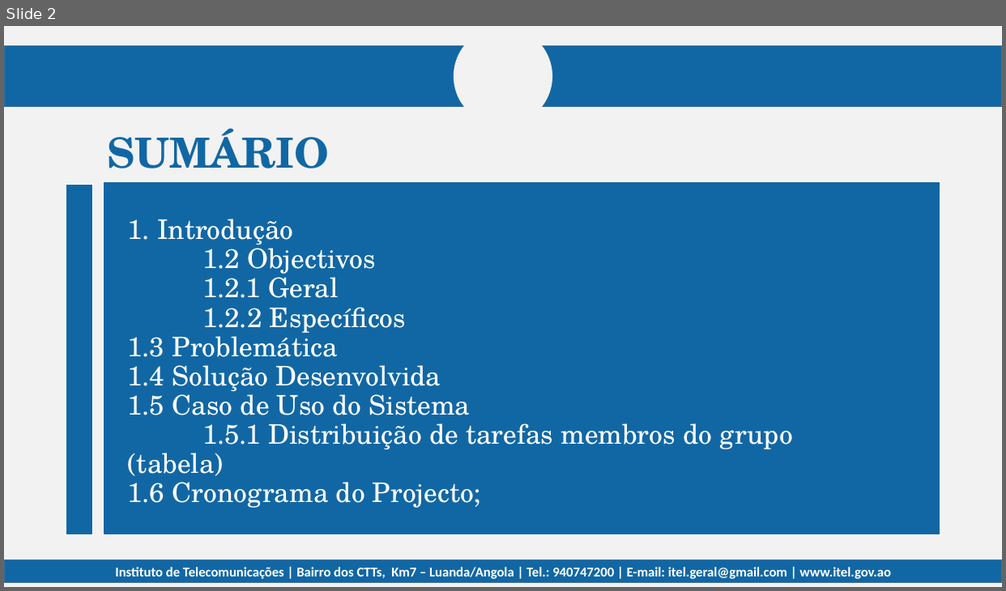
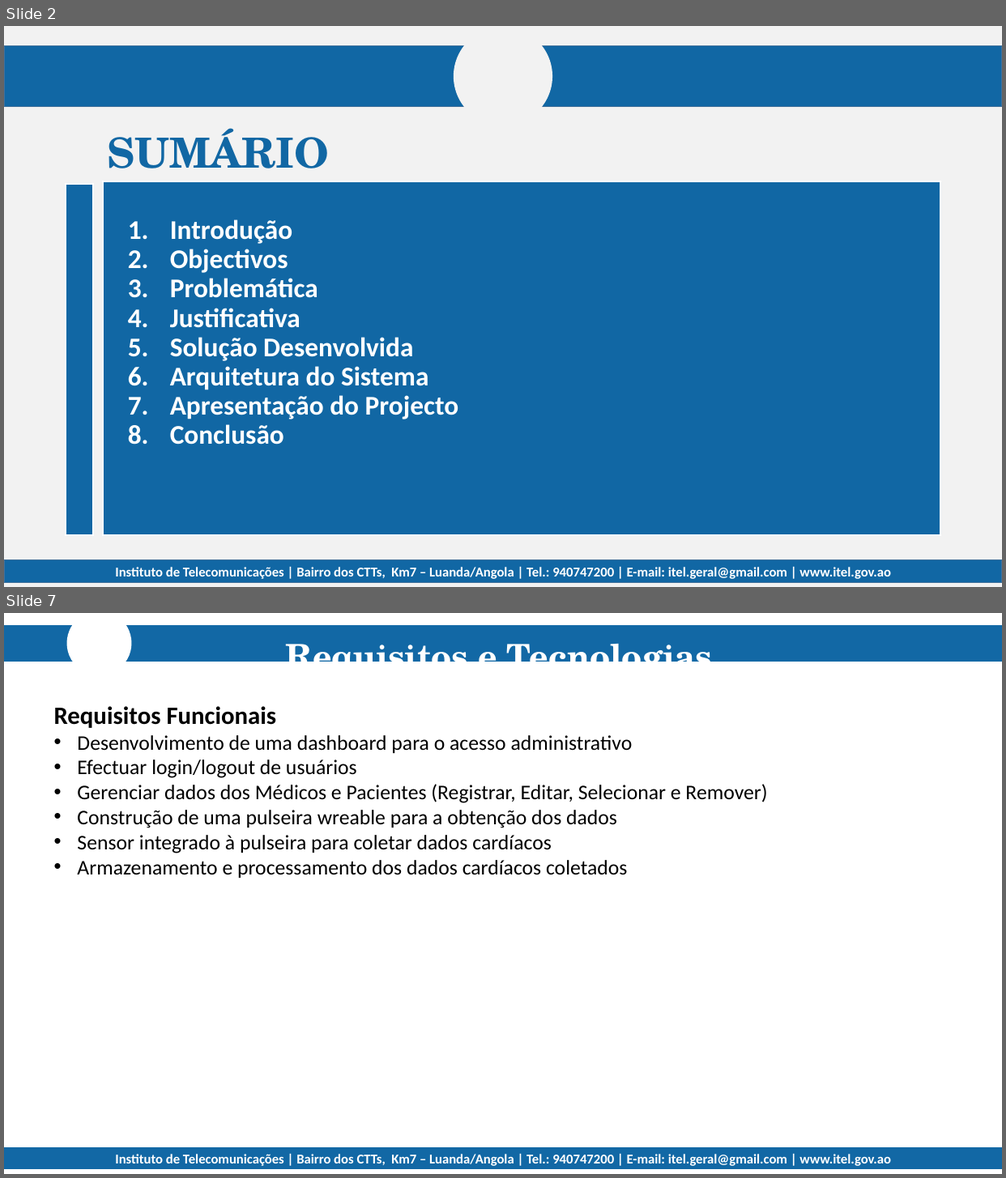
Before and after one commit to nangazaki/pulso-seguro, a slide deck: relatório/Apresentação.pptx. Shown one above the other, each under a label of ours: slide 2 before the commit, slides 2 and 7 after it; the slides between them are not shown. The pictures are 1006x591 and 1006x1178 pixels, drawn with LibreOffice and Linux fonts; fonts in the diff are those of the drawing; background and template pictures are left out. Boxes give left, top, right and bottom in pixels: in the first picture for what was removed or moved away, otherwise in the second. Text is boxed around its words. In the diff, an @@ line names an element or a change of style, - is before the commit and + after.

```diff
--- a/relatório/Apresentação.pptx
+++ b/relatório/Apresentação.pptx
@@ slide 7 added at [4, 613, 1002, 1174], background #FFFFFF; not listed: 1 template element that a slide beside it also shows @@
@@ rectangle added at [4, 626, 1002, 661], fill #1268A5, outline #1369A6 0.99 pt @@
@@ ellipse added at [67, 613, 132, 676], fill #FFFFFF @@
@@ subtitle added at [285, 634, 712, 679], 32 pt, text #FFFFFF, bold @@
+Requisitos e Tecnologias
@@ text added at [54, 706, 767, 878], 20 pt, text #000000 @@
+Requisitos Funcionais
+• Desenvolvimento de uma dashboard para o acesso administrativo
+• Efectuar login/logout de usuários
+• Gerenciar dados dos Médicos e Pacientes (Registrar, Editar, Selecionar e Remover)
+• Construção de uma pulseira wreable para a obtenção dos dados
+• Sensor integrado à pulseira para coletar dados cardíacos
+• Armazenamento e processamento dos dados cardíacos coletados
@@ rectangle added at [4, 1148, 1002, 1169], fill #1268A5, outline #1268A5 0.99 pt @@
@@ slide 2 changed as well @@
@@ text at [170, 220, 459, 445]: text changed; font TeX Gyre Schola to Calibri; bold on @@
-1. Introdução
-1.2 Objectivos
-1.2.1 Geral
-1.2.2 Específicos
-1.3 Problemática
-1.4 Solução Desenvolvida
-1.5 Caso de Uso do Sistema
-1.5.1 Distribuição de tarefas membros do grupo (tabela)
-1.6 Cronograma do Projecto;
+1. Introdução
+2. Objectivos
+3. Problemática
+4. Justificativa
+5. Solução Desenvolvida
+6. Arquitetura do Sistema
+7. Apresentação do Projecto
+8. Conclusão
```
Also in this commit, not shown: 1 other slide changed, 8 other slides added, 3 slides removed, 14 other files.
